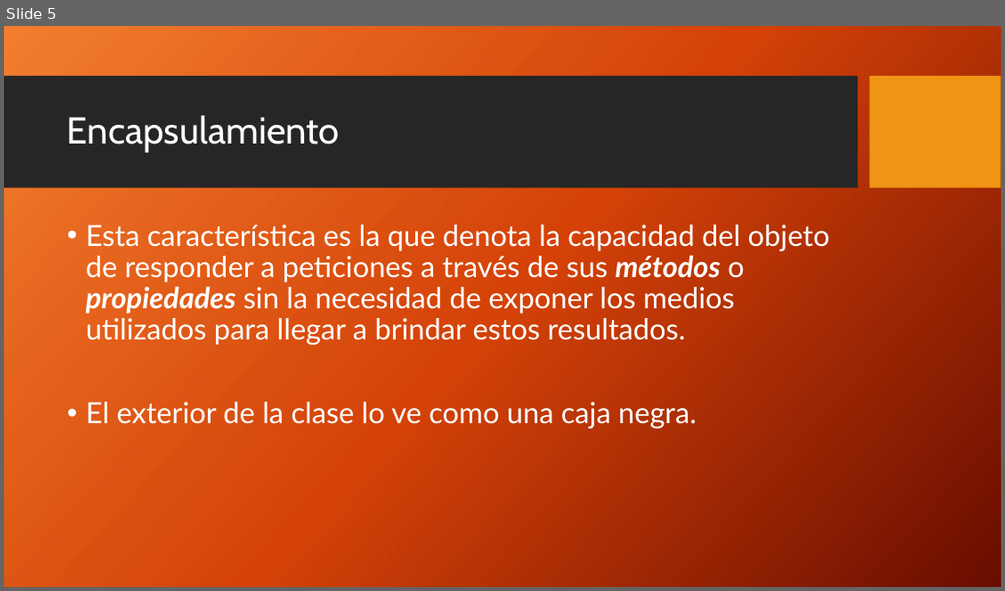
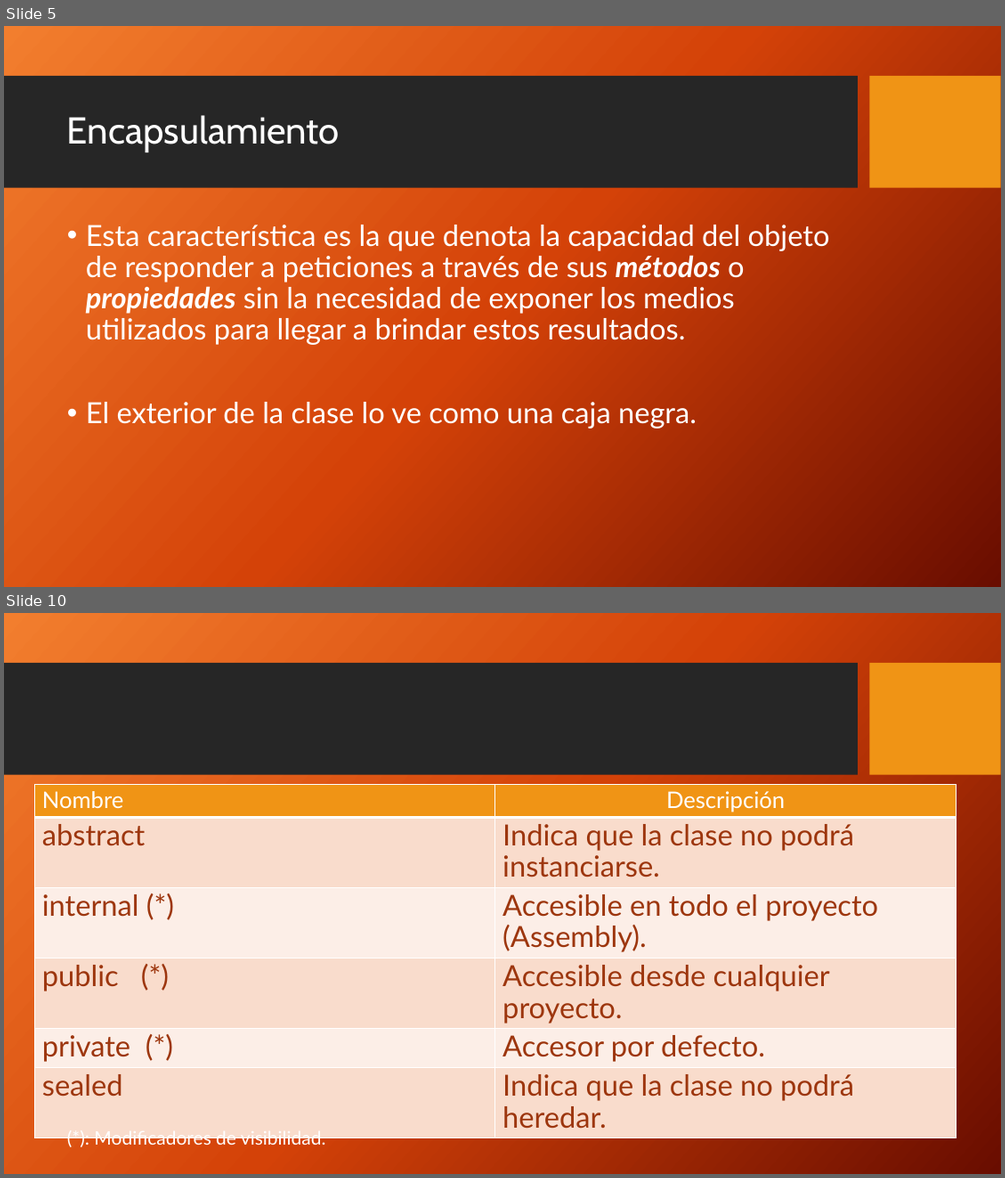
Before and after one commit to FedeDavila1984/utn_prog_y_lab_II, a slide deck: PPTs/ProgramacionII_Clase_02-2018.pptx. Shown one above the other, each under a label of ours: slide 5 before the commit, slides 5 and 10 after it; the slides between them are not shown. The pictures are 1005x591 and 1005x1178 pixels, drawn with LibreOffice and Linux fonts; fonts in the diff are those of the drawing; background and template pictures are left out. Boxes give left, top, right and bottom in pixels: in the first picture for what was removed or moved away, otherwise in the second. Text is boxed around its words. In the diff, an @@ line names an element or a change of style, - is before the commit and + after.

```diff
--- a/PPTs/ProgramacionII_Clase_02-2018.pptx
+++ b/PPTs/ProgramacionII_Clase_02-2018.pptx
@@ slide 10 added at bbox=[4, 613, 1001, 1174], background picture (left out); not listed: 2 template elements that a slide beside it also shows @@
@@ table added at bbox=[34, 784, 956, 1132], 6 rows, 2 columns @@
+Nombre | Descripción
+abstract | Indica que la clase no podrá instanciarse.
+internal (*) | Accesible en todo el proyecto (Assembly).
+public (*) | Accesible desde cualquier proyecto.
+private (*) | Accesor por defecto.
+sealed | Indica que la clase no podrá heredar.
@@ text added at bbox=[94, 1131, 326, 1148], 18 pt, text #FFFFFF @@
+(*): Modificadores de visibilidad.
```
Also in this commit, not shown: 2 slides changed, 2 other slides added, 1 other file.
